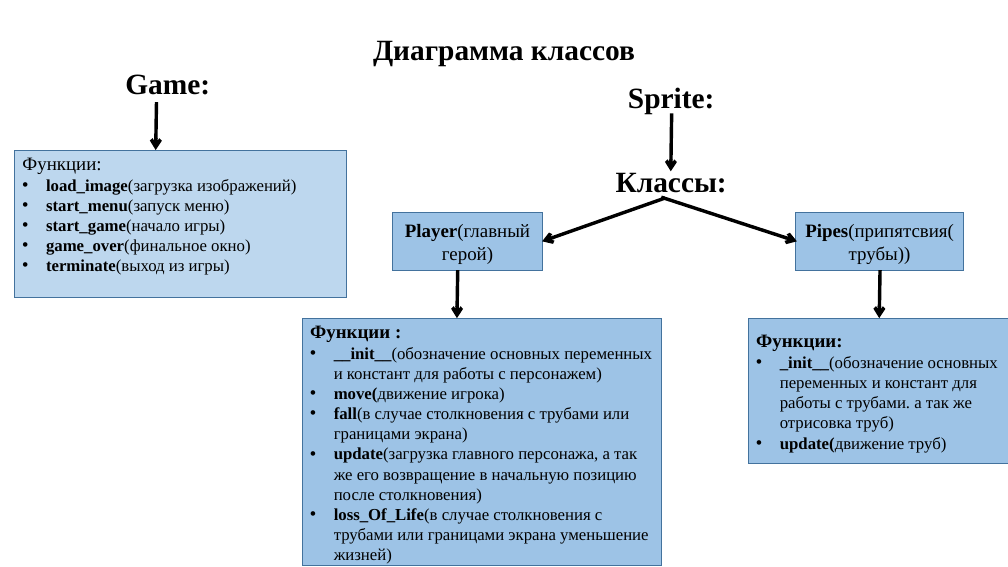
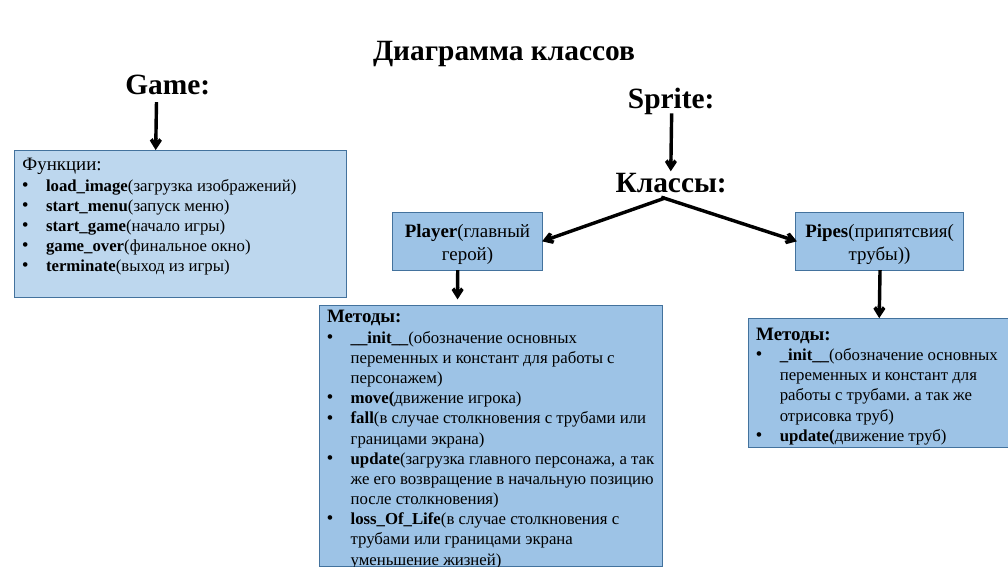
Before and after one commit to Anastasiia1267/game, a slide deck: slide 3 of Adventure Time.pptx. Drawn at 1008x567 pixels with LibreOffice and Linux fonts; fonts in the diff are those of the drawing. Boxes give left, top, right and bottom in pixels: in the first picture for what was removed or moved away, otherwise in the second. Text is boxed around its words. In the diff, an @@ line names an element or a change of style, - is before the commit and + after.

```diff
--- a/Adventure Time.pptx
+++ b/Adventure Time.pptx
@@ arrow moved from (457, 270) - (457, 318) to (457, 270) - (457, 299) @@
@@ rectangle "Методы:": place and size @@
-rectangle "Методы:" at <box>302,318,661,566</box>
+rectangle "Методы:" at <box>320,306,663,567</box>
@@ text in rectangle at <box>327,309,401,326</box>: text changed @@
-Функции :
+Методы:
@@ rectangle "Методы:": place and size @@
-rectangle "Методы:" at <box>749,318,1008,464</box>
+rectangle "Методы:" at <box>749,318,1008,448</box>
@@ text in rectangle at <box>756,327,830,344</box>: text changed @@
-Функции:
+Методы:
```
Also in this commit, not shown: 1 other file.
